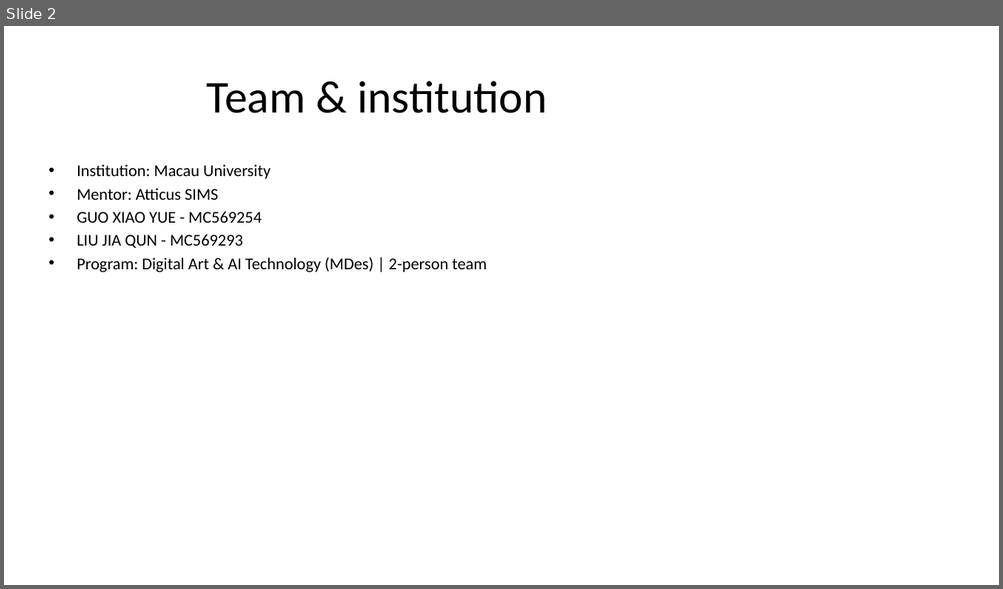
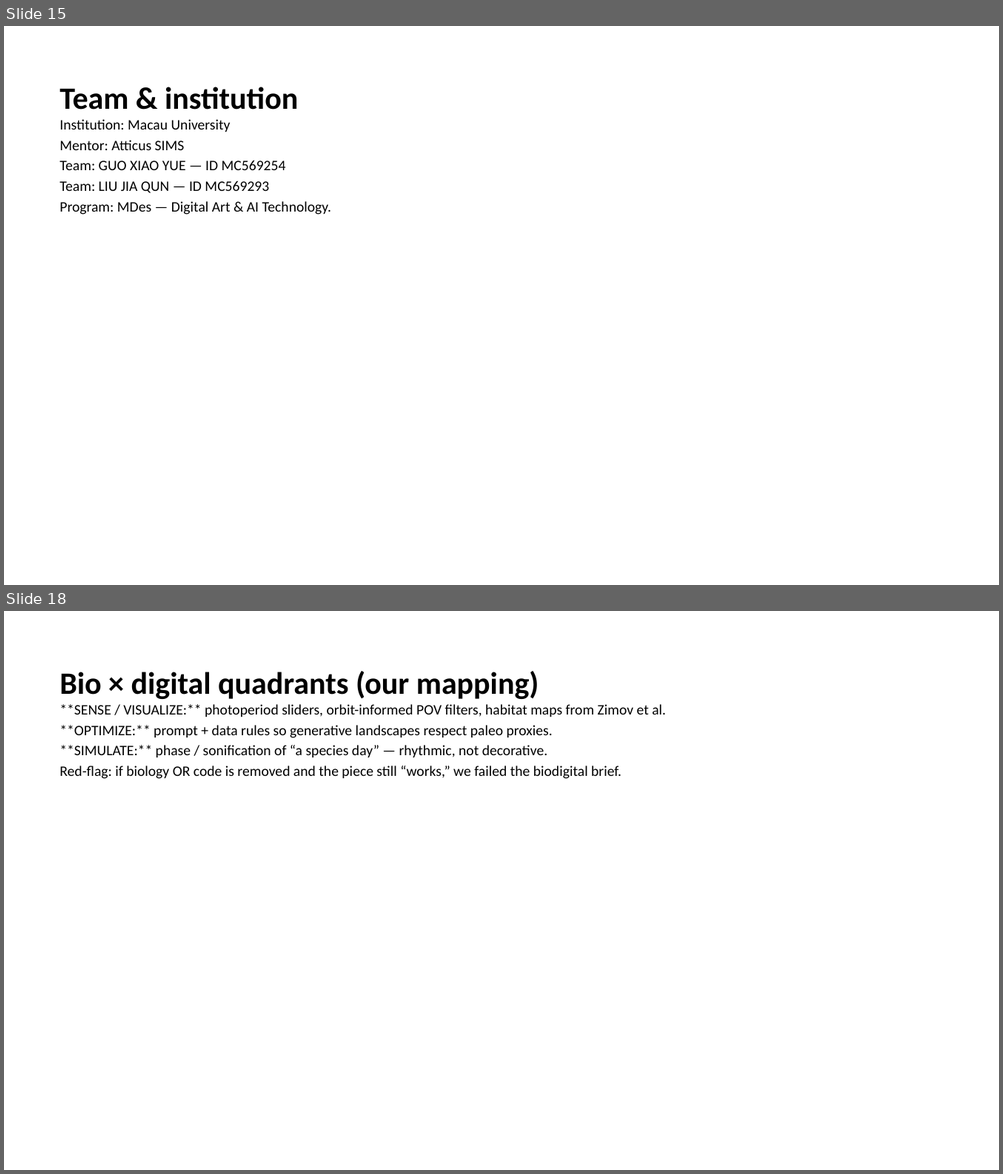
Before and after one commit to macaumonsoon/Biodesign-Project, a slide deck: slides/export/Archive_of_Extinction_Final_BDC2026.pptx. Shown one above the other, each under a label of ours: slide 2 before the commit, slides 15 and 18 after it; the slides between them are not shown. The pictures are 1003x589 and 1003x1174 pixels, drawn with LibreOffice and Linux fonts; fonts in the diff are those of the drawing. Boxes give left, top, right and bottom in pixels: in the first picture for what was removed or moved away, otherwise in the second. Text is boxed around its words. In the diff, an @@ line names an element or a change of style, - is before the commit and + after.

```diff
--- a/slides/export/Archive_of_Extinction_Final_BDC2026.pptx
+++ b/slides/export/Archive_of_Extinction_Final_BDC2026.pptx
@@ slide 18 added at (4,611,999,1170), background #FFFFFF @@
@@ text added at (60,671,666,779), 14 pt, text #000000 @@
+Bio × digital quadrants (our mapping)
+**SENSE / VISUALIZE:** photoperiod sliders, orbit-informed POV filters, habitat maps from Zimov et al.
+**OPTIMIZE:** prompt + data rules so generative landscapes respect paleo proxies.
+**SIMULATE:** phase / sonification of “a species day” — rhythmic, not decorative.
+Red-flag: if biology OR code is removed and the piece still “works,” we failed the biodigital brief.
@@ what was slide 2 is now slide 15 @@
@@ slide 15 changed as well @@
@@ text "Team & institution": place and size @@
-text "Team & institution" at (77,164,486,272)
+text "Team & institution" at (60,87,331,215)
@@ text at (60,87,298,110): paragraph added @@
+Team & institution
@@ title removed at (207,81,546,113) @@
-Team & institution
@@ text at (60,119,230,150): size 16 to 14 pt in "Institution: Macau University", "Mentor: Atticus SIMS"; bullet • to none @@
@@ text at (60,160,331,215): text changed; size 16 to 14 pt @@
-• GUO XIAO YUE - MC569254
-• LIU JIA QUN - MC569293
-• Program: Digital Art & AI Technology (MDes) | 2-person team
+Team: GUO XIAO YUE — ID MC569254
+Team: LIU JIA QUN — ID MC569293
+Program: MDes — Digital Art & AI Technology.
```
Also in this commit, not shown: 2 other slides changed, 48 other slides added, 18 slides removed, 1 other file.
